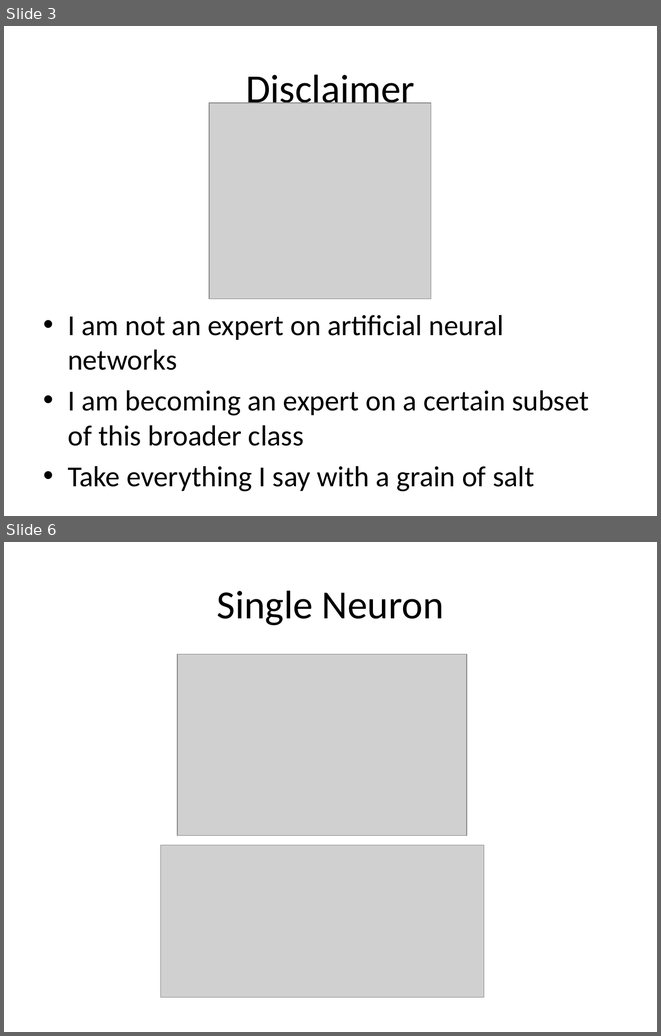
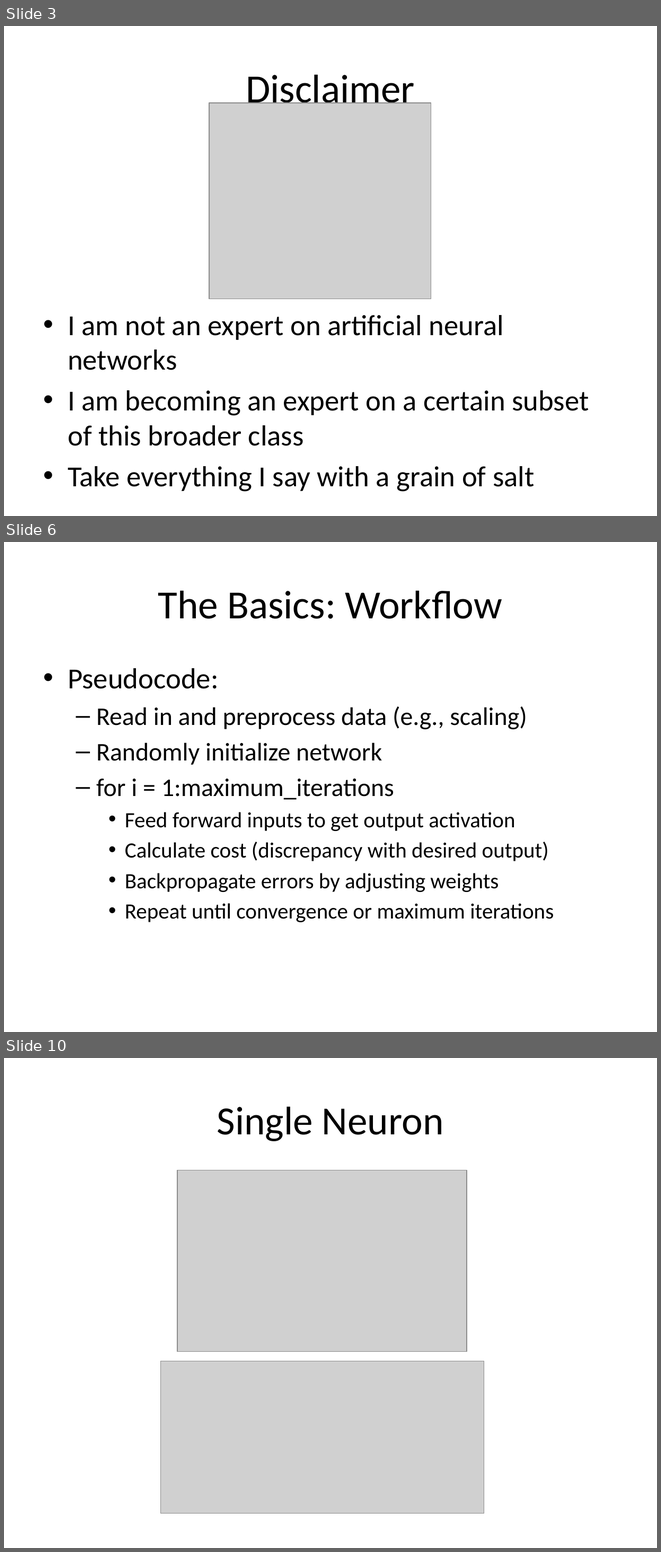
Before and after one commit to dlacombejr/MPCR_demo, a slide deck: aNN_presentation.pptx. Shown one above the other, each under a label of ours: slides 3 and 6 before the commit, slides 3, 6 and 10 after it; the slides between them are not shown. The pictures are 661x1036 and 661x1552 pixels, drawn with LibreOffice and Linux fonts; fonts in the diff are those of the drawing; grey boxes stand for pictures. Boxes give left, top, right and bottom in pixels: in the first picture for what was removed or moved away, otherwise in the second. Text is boxed around its words. In the diff, an @@ line names an element or a change of style, - is before the commit and + after.

```diff
--- a/aNN_presentation.pptx
+++ b/aNN_presentation.pptx
@@ slide 6 added at (x1=4, y1=542, x2=657, y2=1032), background #FFFFFF @@
@@ title added at (x1=158, y1=590, x2=502, y2=619), 44 pt, text #000000 @@
+The Basics: Workflow
@@ text added at (x1=68, y1=668, x2=554, y2=922), 24 pt, text #000000 @@
+• Pseudocode:
+  – Read in and preprocess data (e.g., scaling)
+  – Randomly initialize network
+  – for i = 1:maximum_iterations
+    • Feed forward inputs to get output activation
+    • Calculate cost (discrepancy with desired output)
+    • Backpropagate errors by adjusting weights
+    • Repeat until convergence or maximum iterations
@@ what was slide 6 is now slide 10 @@
```
Also in this commit, not shown: 13 slides changed, 8 other slides added, 3 other files.
